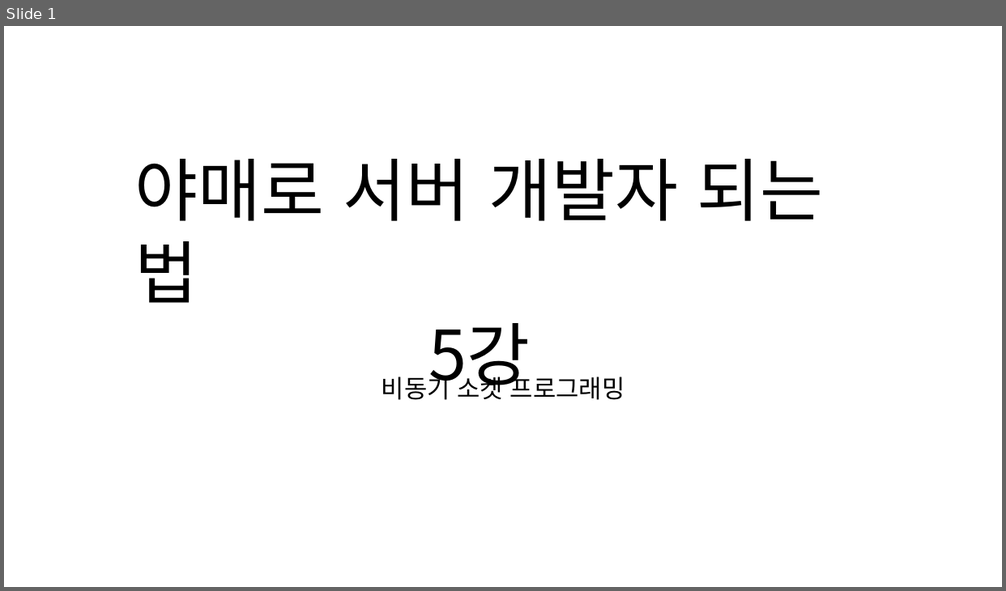
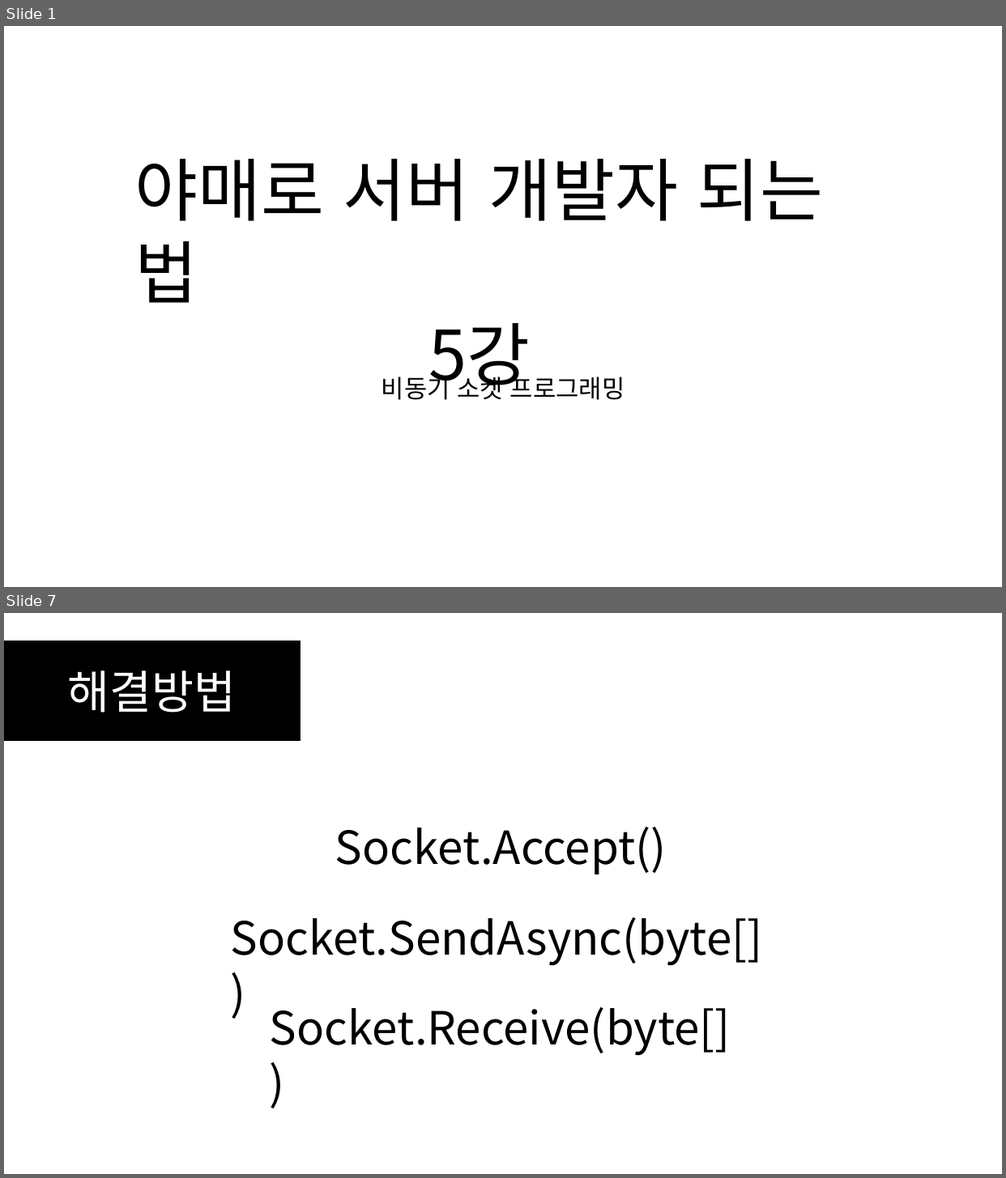
Before and after one commit to SEH00N/SDLU, a slide deck: ServerLecture/PT/5강 비동기 소켓 프로그래밍.pptx. Shown one above the other, each under a label of ours: slide 1 before the commit, slides 1 and 7 after it; the slides between them are not shown. The pictures are 1006x591 and 1006x1178 pixels, drawn with LibreOffice and Linux fonts; fonts in the diff are those of the drawing. Boxes give left, top, right and bottom in pixels: in the first picture for what was removed or moved away, otherwise in the second. Text is boxed around its words. In the diff, an @@ line names an element or a change of style, - is before the commit and + after.

```diff
--- a/ServerLecture/PT/5강 비동기 소켓 프로그래밍.pptx
+++ b/ServerLecture/PT/5강 비동기 소켓 프로그래밍.pptx
@@ slide 7 added at (x1=4, y1=613, x2=1002, y2=1174), background #FFFFFF @@
@@ rectangle added at (x1=4, y1=641, x2=300, y2=741), fill #000000, outline #000000 1 pt, 44 pt, text #FFFFFF @@
+해결방법
@@ text added at (x1=335, y1=827, x2=667, y2=875), 44 pt, text #000000 @@
+Socket.Accept()
@@ text added at (x1=231, y1=918, x2=763, y2=966), 44 pt, text #000000 @@
+Socket.SendAsync(byte[] )
@@ text added at (x1=270, y1=1007, x2=731, y2=1056), 44 pt, text #000000 @@
+Socket.Receive(byte[])
```
Also in this commit, not shown: 30 other slides added, 20 other files.
